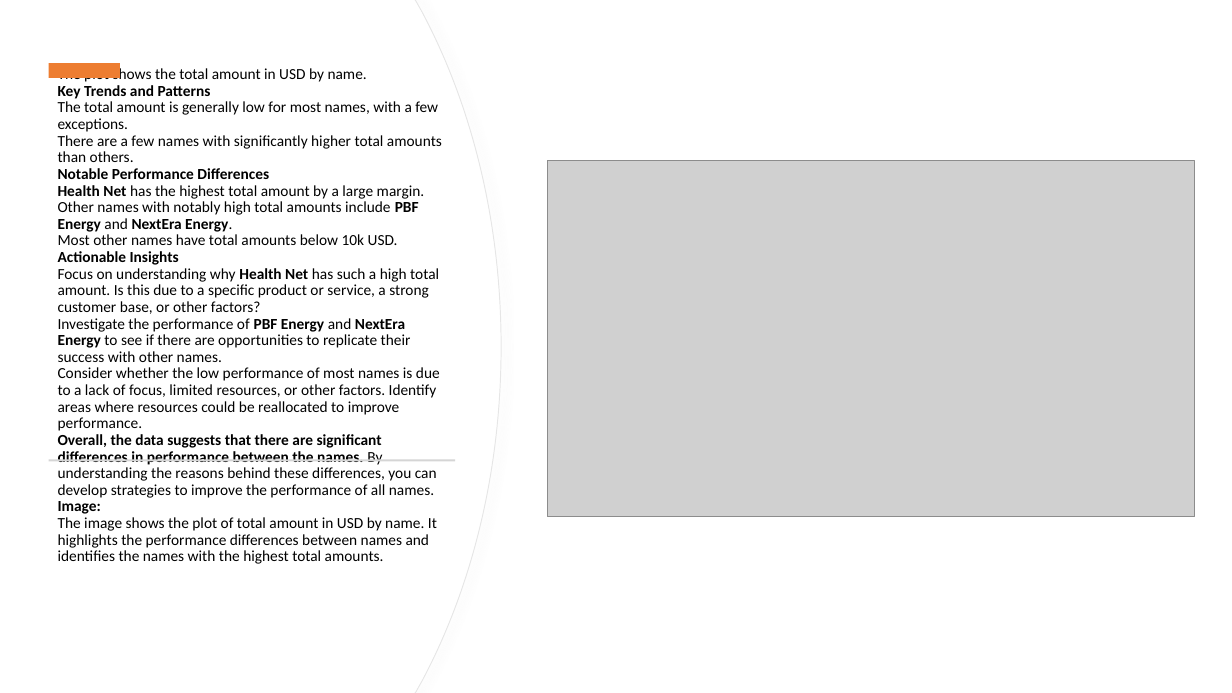
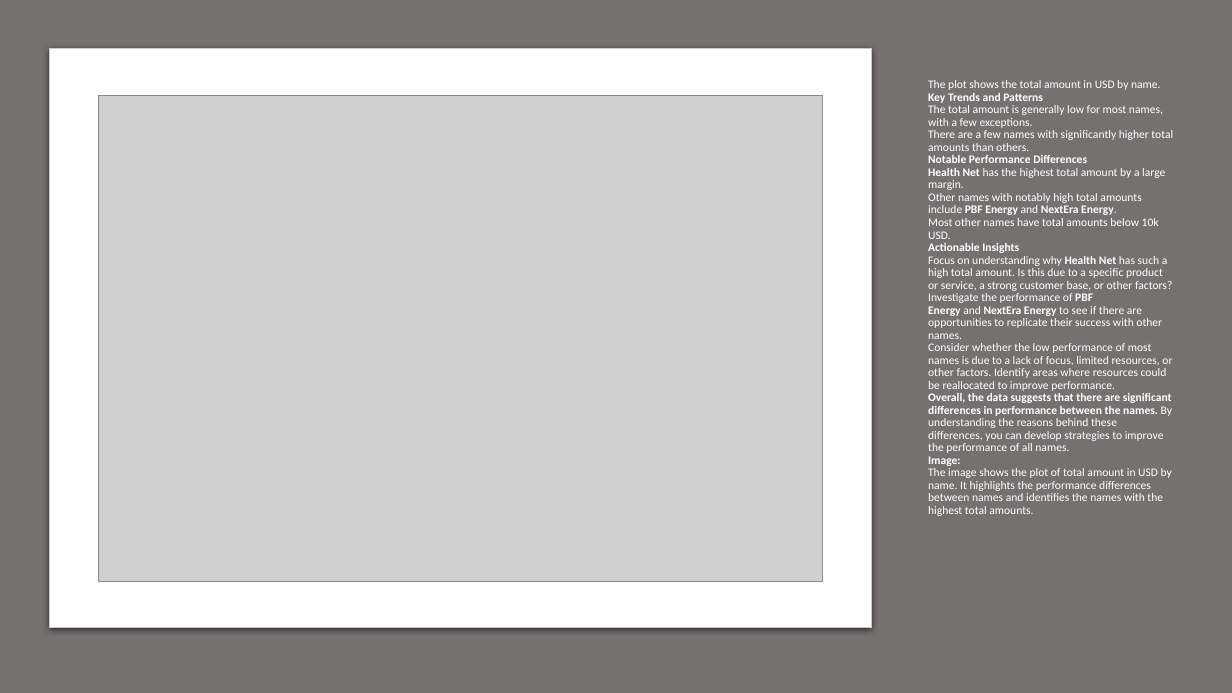
Before and after one commit to osabobo/Group_assign, a slide deck: slide 4 of project.pptx. Drawn at 1232x693 pixels with LibreOffice and Linux fonts; fonts in the diff are those of the drawing; grey boxes stand for pictures. Boxes give left, top, right and bottom in pixels: in the first picture for what was removed or moved away, otherwise in the second. Text is boxed around its words. In the diff, an @@ line names an element or a change of style, - is before the commit and + after.

```diff
--- a/project.pptx
+++ b/project.pptx
@@ background #FFFFFF to #E7E6E6 @@
@@ freeform shape removed at (x1=0, y1=0, x2=501, y2=693) @@
@@ freeform shape removed at (x1=0, y1=0, x2=500, y2=693) @@
@@ rectangle added at (x1=0, y1=0, x2=1232, y2=693), fill #767171 @@
@@ rounded rectangle added at (x1=50, y1=49, x2=872, y2=628), fill #FFFFFF, outline #C8CACA 0.75 pt @@
@@ rectangle removed at (x1=49, y1=63, x2=120, y2=78) @@
@@ title "The plot shows the total ..." moved from (x1=58, y1=66, x2=442, y2=564) to (x1=928, y1=80, x2=1173, y2=516) @@
@@ title "The plot shows the total ..." at (x1=928, y1=80, x2=1173, y2=516): size 12 to 9 pt, text colour #000000 to #FFFFFF; vertical alignment bottom to middle @@
@@ picture added at (x1=99, y1=95, x2=823, y2=581) @@
@@ picture removed at (x1=547, y1=161, x2=1195, y2=517) @@
@@ rectangle removed at (x1=49, y1=459, x2=456, y2=461) @@
```
Also in this commit, not shown: 2 other slides changed, 2 slides added.
